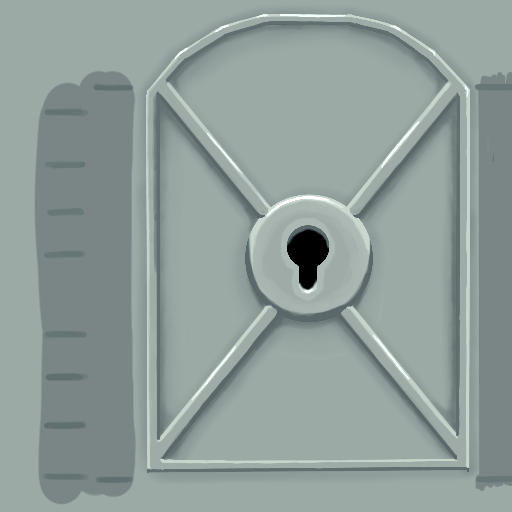
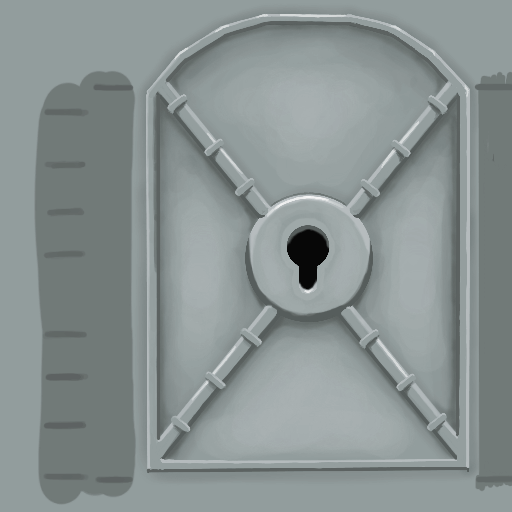
The second (512, 512) image is a revision of the first. Changes to its layers:
removed layer "Layer 9" over <box>34,70,512,505</box>
removed group "New group" (3 layers) over <box>150,161,466,471</box>
removed layer "Layer 8" from group "New group" over <box>150,161,466,471</box>
removed layer "Layer 3" from group "New group" over <box>287,225,330,294</box>
removed layer "Layer 2" from group "New group" over <box>245,194,373,322</box>
removed layer "Layer 4" over <box>146,12,471,474</box>
removed layer "Layer 6" over <box>132,2,482,489</box>
removed layer "Background" over <box>0,0,512,512</box>
added layer "DungeonDoorGold" over <box>0,0,512,512</box>
